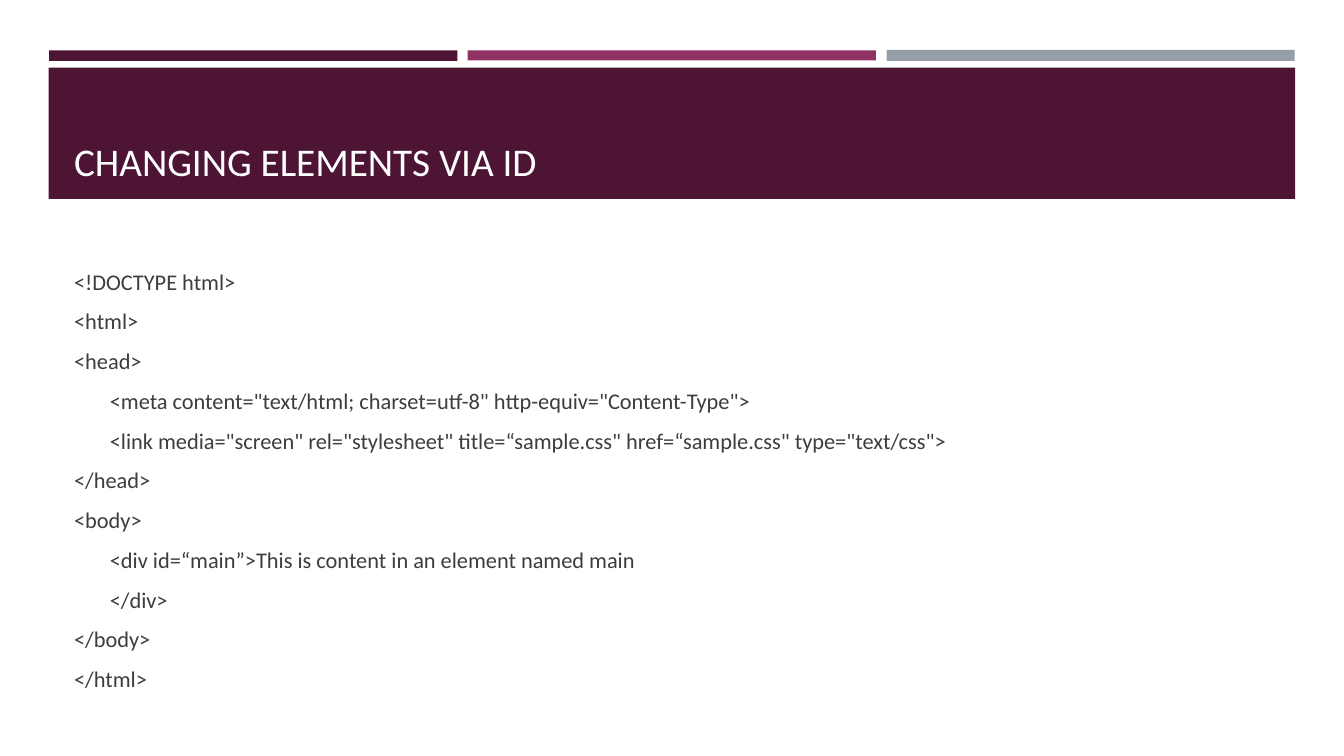
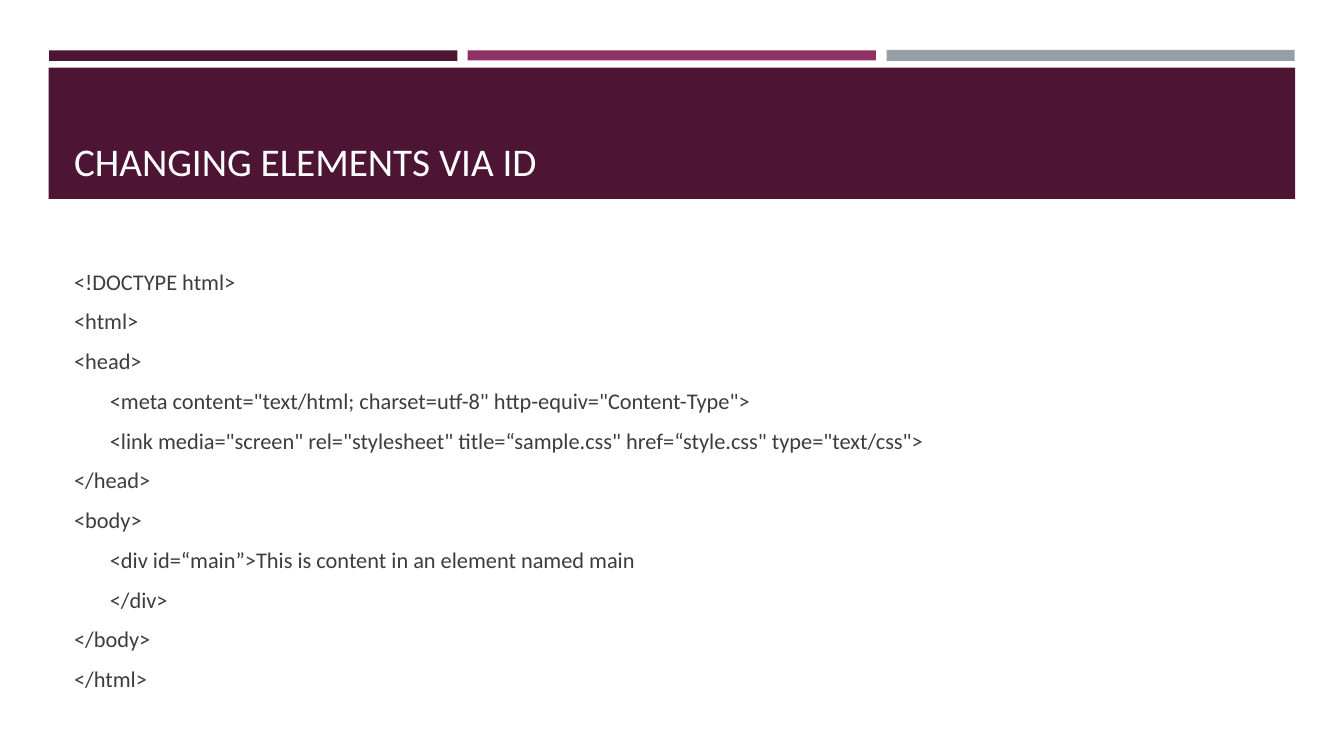
Before and after one commit to brianmacmillan/BMCC-MMP350, a slide deck: slide 9 of Lecture notes/week1_overview/Introduction to Web design.pptx (slide 8 before the commit). Drawn at 1344x756 pixels with LibreOffice and Linux fonts; fonts in the diff are those of the drawing. Boxes give left, top, right and bottom in pixels: in the first picture for what was removed or moved away, otherwise in the second. Text is boxed around its words. In the diff, an @@ line names an element or a change of style, - is before the commit and + after.

```diff
--- a/Lecture notes/week1_overview/Introduction to Web design.pptx
+++ b/Lecture notes/week1_overview/Introduction to Web design.pptx
@@ text at bbox=[110, 433, 923, 453]: text changed @@
-  <link media="screen" rel="stylesheet" title=“sample.css" href=“sample.css" type="text/css">
+  <link media="screen" rel="stylesheet" title=“sample.css" href=“style.css" type="text/css">
```
Also in this commit, not shown: 4 other slides changed, 3 slides added, 35 other files.
